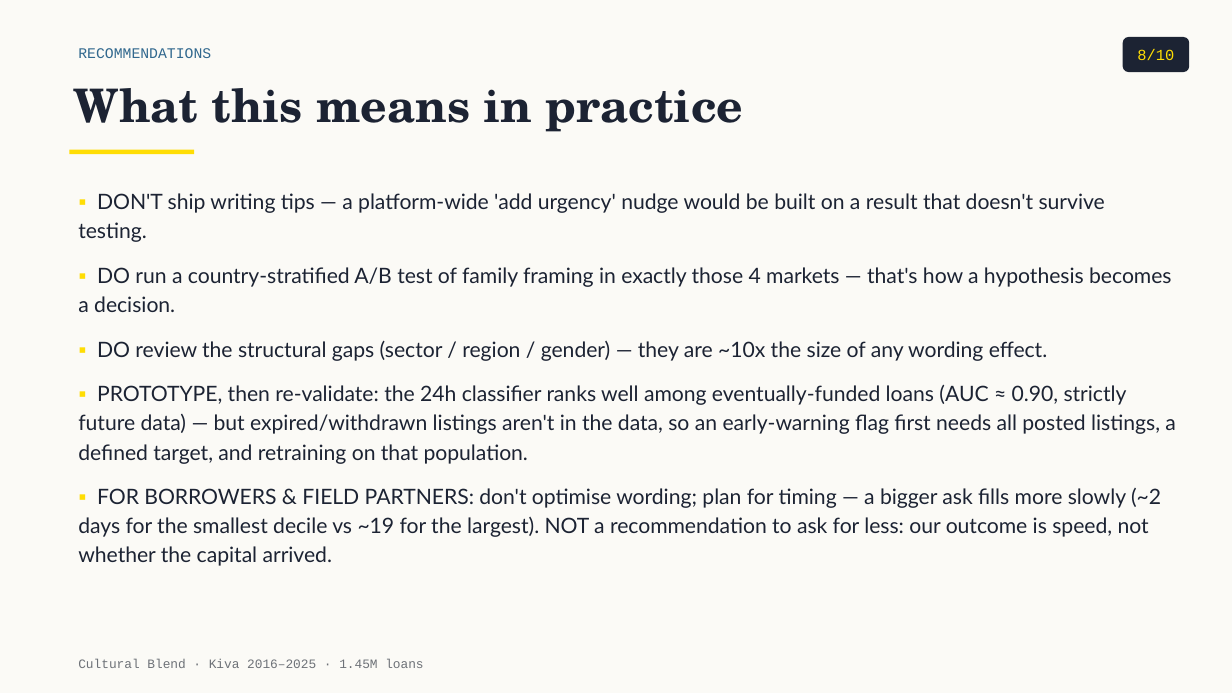
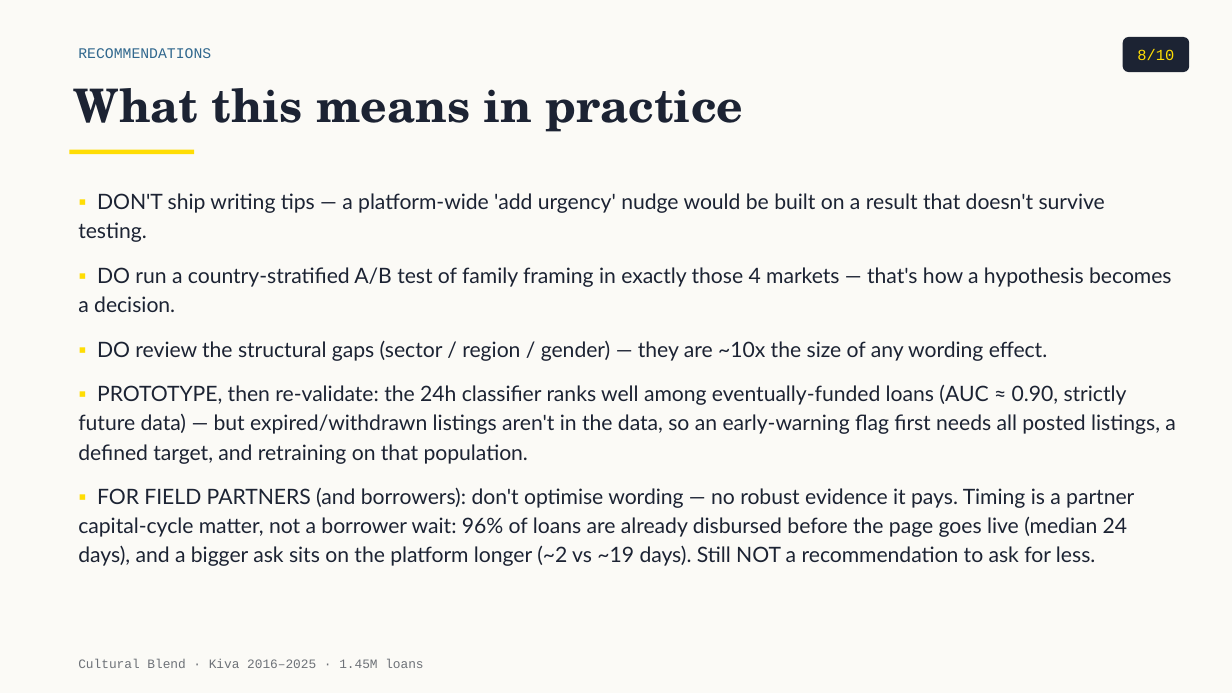
Before and after one commit to tuannm3812/unsw-ma-hackathon-2026, a slide deck: slide 8 of docs/presentation/slides_draft.pptx. Drawn at 1232x693 pixels with LibreOffice and Linux fonts; fonts in the diff are those of the drawing. Boxes give left, top, right and bottom in pixels: in the first picture for what was removed or moved away, otherwise in the second. Text is boxed around its words. In the diff, an @@ line names an element or a change of style, - is before the commit and + after.

```diff
--- a/docs/presentation/slides_draft.pptx
+++ b/docs/presentation/slides_draft.pptx
@@ text at box(78, 487, 1134, 566): text changed @@
-▪ FOR BORROWERS & FIELD PARTNERS: don't optimise wording; plan for timing — a bigger ask fills more slowly (~2 days for the smallest decile vs ~19 for the largest). NOT a recommendation to ask for less: our outcome is speed, not whether the capital arrived.
+▪ FOR FIELD PARTNERS (and borrowers): don't optimise wording — no robust evidence it pays. Timing is a partner capital-cycle matter, not a borrower wait: 96% of loans are already disbursed before the page goes live (median 24 days), and a bigger ask sits on the platform longer (~2 vs ~19 days). Still NOT a recommendation to ask for less.
```
Also in this commit, not shown: 8 other files.
